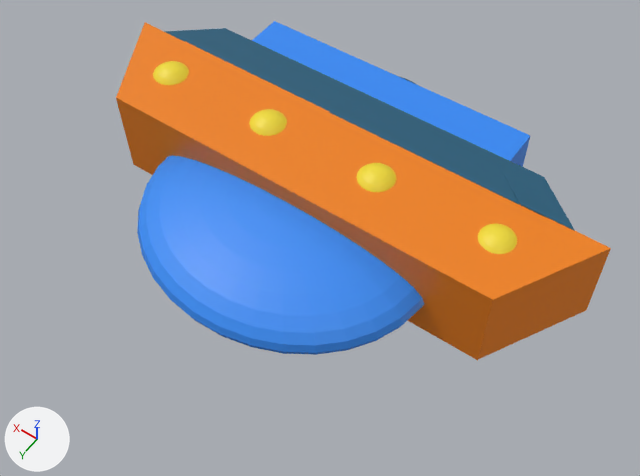
The FBX model Assets/FBX/PersonajeJuego.fbx: old version first, new version second.
One viewpoint serves both versions: a camera (50 mm lens) standing at (-1.89, 2.58, 3.74) and looking at (-0.2, 0.22, 0.04). The lights are fixed; the arrows at lower left show +X, +Y and +Z. Vertices at the same position are counted once.

The scene before the commit, as lines of its bpy script (objects in view):
```python
me_cube_001 = bpy.data.meshes.new('Cube.001')
me_cube_001.from_pydata(...)  # 2576 vertices, 2640 faces; spans x -0.32..1.67, y -1.53..1.49, z -0.36..0.3
# faces by material slot: [9, 2631]
me_cube_001.materials.append(mat_paletacolores_002)  # picture img_paletacolores_png
me_cube_001.materials.append(mat_paletacolores)  # picture img_paletacolores_png
ob_ovni = bpy.data.objects.new('Ovni', me_cube_001)
ob_ovni.location = (0.0, -0.676, 0.059)
ob_ovni.rotation_euler = (-3.142, 0.0, 1.571)  # degrees (-180, 0, 90)
```
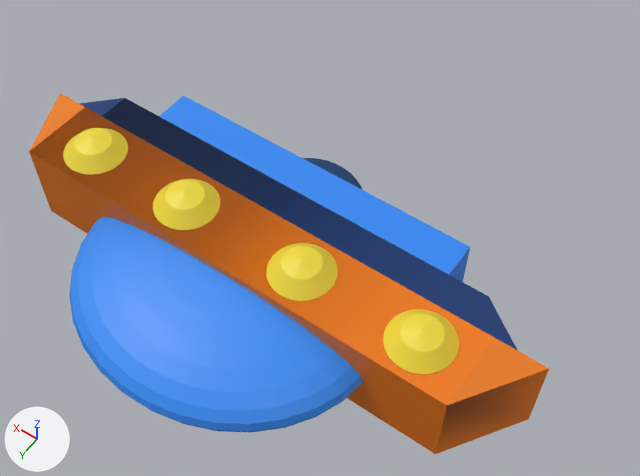
Commit message: Ovni rediseñado

Changed parts and their boxes [x1, y1, x2, y2] in the pictures (640 x 476 px; the box of a moved part takes in the faces that stretch with it):
'Ovni', reshaped, moved, turned, rescaled
    before: [116, 21, 611, 360]
    after: [29, 93, 549, 454]
part 1 of me_cube_001, moved or reshaped
    before: [398, 76, 417, 85]
    after: [69, 217, 363, 432]
part 2 of me_cube_001, added (yellow)
    after: [63, 128, 128, 175]
part 3 of me_cube_001, added (yellow)
    after: [153, 179, 220, 230]
part 4 of me_cube_001, added (yellow)
    after: [383, 309, 459, 374]
part 5 of me_cube_001, added (yellow)
    after: [266, 243, 338, 301]
part 6 of me_cube_001, added (blue)
    after: [80, 98, 517, 350]
part 7 of me_cube_001, added (orange)
    after: [29, 93, 549, 454]
part 8 of me_cube_001, deleted
    before: [116, 21, 611, 360]
part 9 of me_cube_001, built on (blue)
    after: [159, 95, 470, 282]
part 10 of me_cube_001, surface changed
    before: [137, 156, 424, 355]
    after: [303, 158, 362, 189]

Edits to the bpy script that builds the scene:
```text
Add mat_paletacolores_001:
    mat_paletacolores_001 = principled_material('PaletaColores.001')
    mat_paletacolores_001.texture = img_paletacolores_png
Add mat_paletacolores_003:
    mat_paletacolores_003 = principled_material('PaletaColores.003')
    mat_paletacolores_003.texture = img_paletacolores_png
Add mat_paletacolores_005:
    mat_paletacolores_005 = principled_material('PaletaColores.005')
    mat_paletacolores_005.texture = img_paletacolores_png
Add mat_paletacolores_006:
    mat_paletacolores_006 = principled_material('PaletaColores.006')
    mat_paletacolores_006.texture = img_paletacolores_png
Add mat_paletacolores_004:
    mat_paletacolores_004 = principled_material('PaletaColores.004')
    mat_paletacolores_004.texture = img_paletacolores_png
Change me_cube_001:
    used by ob_ovni; location = (0.0, -0.676, 0.059); rotation_euler = (-3.142, 0.0, 1.571), in degrees (-180, 0, 90)
    remove me_cube_001.from_pydata(...)  # 2576 vertices, 2640 faces; spans x -0.32..1.67, y -1.53..1.49, z -0.36..0.3
    add me_cube_001.from_pydata(...)  # 2063 vertices, 1315 faces; spans x -3.62..1.67, y -4.49..4.74, z -0.98..0.82
    me_cube_001 part 1: the loose piece of 272 vertices spanning x -0.32..-0.04, y -0.29..0.28, z -0.21..0.16 is multiplied about its middle by the matrix ((9.16, -0.38, 0.002), (-0.38, -9.158, -0.097), (-0.005, 0.097, 3.513)), then moved by (-2.14, 0.13, 0.13)
    me_cube_001 part 2: a new loose piece of 185 vertices spanning x -1.54..-0.5, y -3.52..-2.48, z -0.98..-0.68, in mat_paletacolores_001 (picture img_paletacolores_png)
    me_cube_001 part 3: a new loose piece of 185 vertices spanning x -1.46..-0.42, y -1.59..-0.55, z -0.98..-0.68, in mat_paletacolores_003 (picture img_paletacolores_png)
    me_cube_001 part 4: a new loose piece of 185 vertices spanning x -1.28..-0.24, y 2.63..3.67, z -0.98..-0.68, in mat_paletacolores_005 (picture img_paletacolores_png)
    me_cube_001 part 5: a new loose piece of 185 vertices spanning x -1.36..-0.33, y 0.61..1.65, z -0.98..-0.68, in mat_paletacolores_004 (picture img_paletacolores_png)
    me_cube_001 part 6: a new loose piece of 16 vertices spanning x -0.43..0.45, y -4.04..4.27, z -0.68..0.82, in mat_paletacolores_006 (picture img_paletacolores_png)
    me_cube_001 part 7: a new loose piece of 15 vertices spanning x -1.69..-0.05, y -4.49..4.74, z -0.68..0.82, in mat_paletacolores (picture img_paletacolores_png)
    me_cube_001 part 8: 11 loose pieces with 1996 vertices, spanning x -0.12..0.93, y -1.53..1.49, z -0.34..0.27, are deleted
    me_cube_001 part 9: 36 vertices removed from x -0.11..0.93, y -1.53..1.48, z -0.36..0.3; 748 vertices added at x -1.54..1.04, y -3.52..3.67, z -0.68..0.82
    me_cube_001 part 10: 273 kept faces spanning x 0.81..1.67, y -0.87..0.86, z -0.18..0.25 get new texture (UV) coordinates
    add me_cube_001.materials.append(mat_paletacolores_001)  # picture img_paletacolores_png
    add me_cube_001.materials.append(mat_paletacolores_003)  # picture img_paletacolores_png
    add me_cube_001.materials.append(mat_paletacolores_005)  # picture img_paletacolores_png
    add me_cube_001.materials.append(mat_paletacolores_004)  # picture img_paletacolores_png
    add me_cube_001.materials.append(mat_paletacolores_006)  # picture img_paletacolores_png
Change ob_ovni:
    ob_ovni.location: (0.0, -0.676, 0.059) -> (0.0, 0.296, 0.059)
    ob_ovni.rotation_euler: (-3.142, 0.0, 1.571) -> (0.0, -3.142, 1.528)  # degrees (-180, 0, 90) -> degrees (0, -180, 88)
    ob_ovni.scale: (1.0, 1.0, 1.0) -> (0.331, 0.331, 0.331)
```
